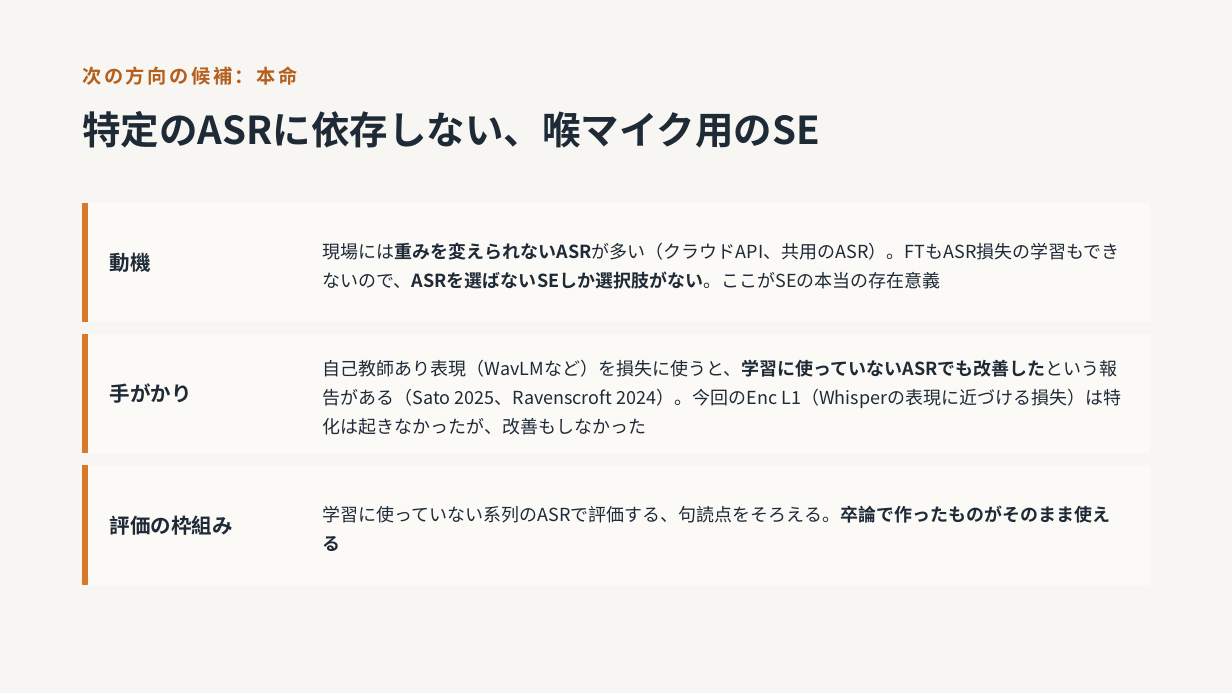
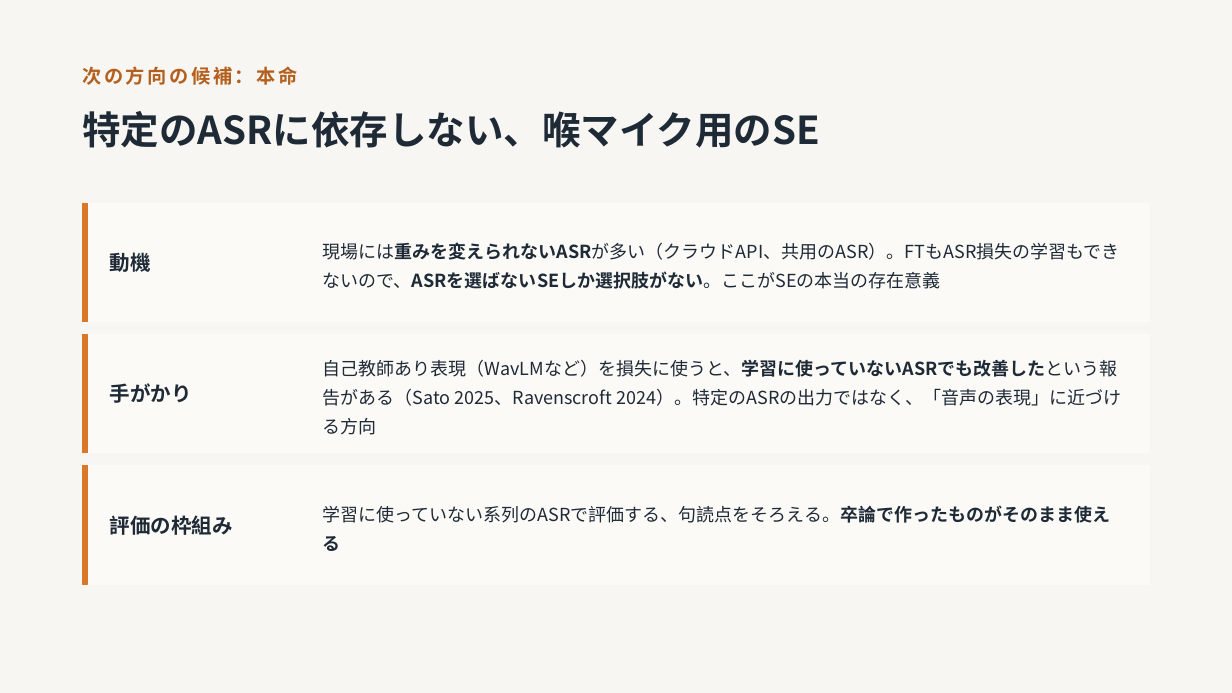
Before and after one commit to kasugayuji0716-art/bone-conduction-research, a slide deck: slide 7 of results/progress_slides_2026-09.pptx. Drawn at 1232x693 pixels with LibreOffice and Linux fonts; fonts in the diff are those of the drawing. Boxes give left, top, right and bottom in pixels: in the first picture for what was removed or moved away, otherwise in the second. Text is boxed around its words. In the diff, an @@ line names an element or a change of style, - is before the commit and + after.

```diff
--- a/results/progress_slides_2026-09.pptx
+++ b/results/progress_slides_2026-09.pptx
@@ text at (322,360,1121,435): text changed @@
-自己教師あり表現（WavLMなど）を損失に使うと、学習に使っていないASRでも改善したという報告がある（Sato 2025、Ravenscroft 2024）。今回のEnc L1（Whisperの表現に近づける損失）は特化は起きなかったが、改善もしなかった
+自己教師あり表現（WavLMなど）を損失に使うと、学習に使っていないASRでも改善したという報告がある（Sato 2025、Ravenscroft 2024）。特定のASRの出力ではなく、「音声の表現」に近づける方向
```
Also in this commit, not shown: 3 other slides changed, 1 other file.
